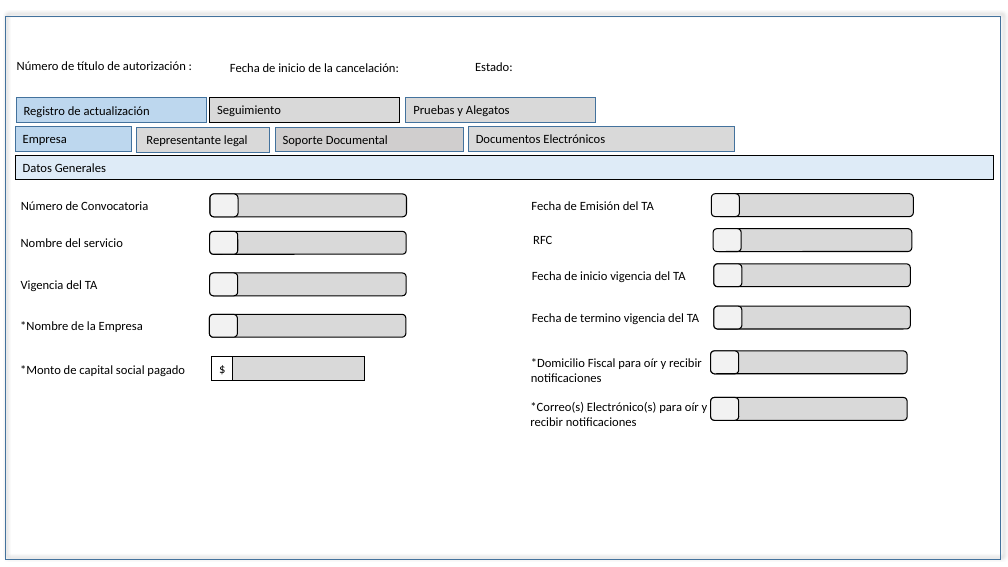
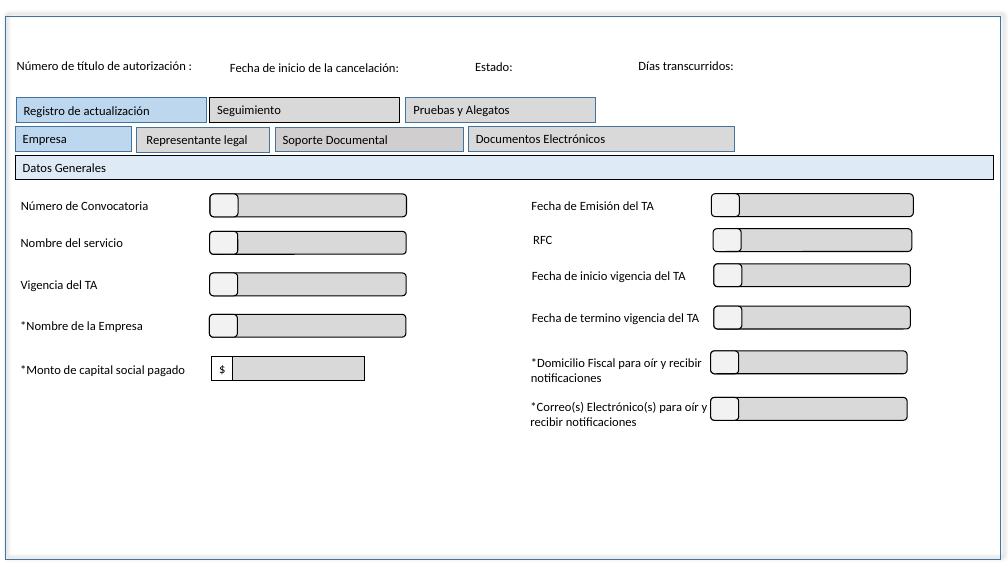
Before and after one commit to EDDIE83/Documentos, a slide deck: slide 9 of TAF 092019/Cancelación.pptx. Drawn at 1008x567 pixels with LibreOffice and Linux fonts; fonts in the diff are those of the drawing. Boxes give left, top, right and bottom in pixels: in the first picture for what was removed or moved away, otherwise in the second. Text is boxed around its words. In the diff, an @@ line names an element or a change of style, - is before the commit and + after.

```diff
--- a/TAF 092019/Cancelación.pptx
+++ b/TAF 092019/Cancelación.pptx
@@ text added at (x1=638, y1=61, x2=734, y2=70), 12 pt, text #000000 @@
+Días transcurridos:
```
Also in this commit, not shown: 13 other slides changed, 3 other files.
